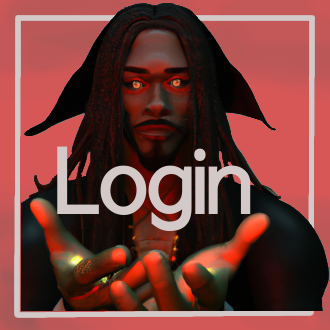
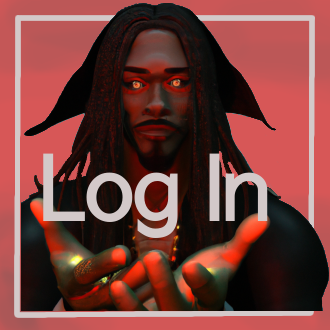
Layered file, before and after one edit (330x330). Changes by layer:
renamed "Login" to "Log In", painted on it over [43, 146, 268, 238]
